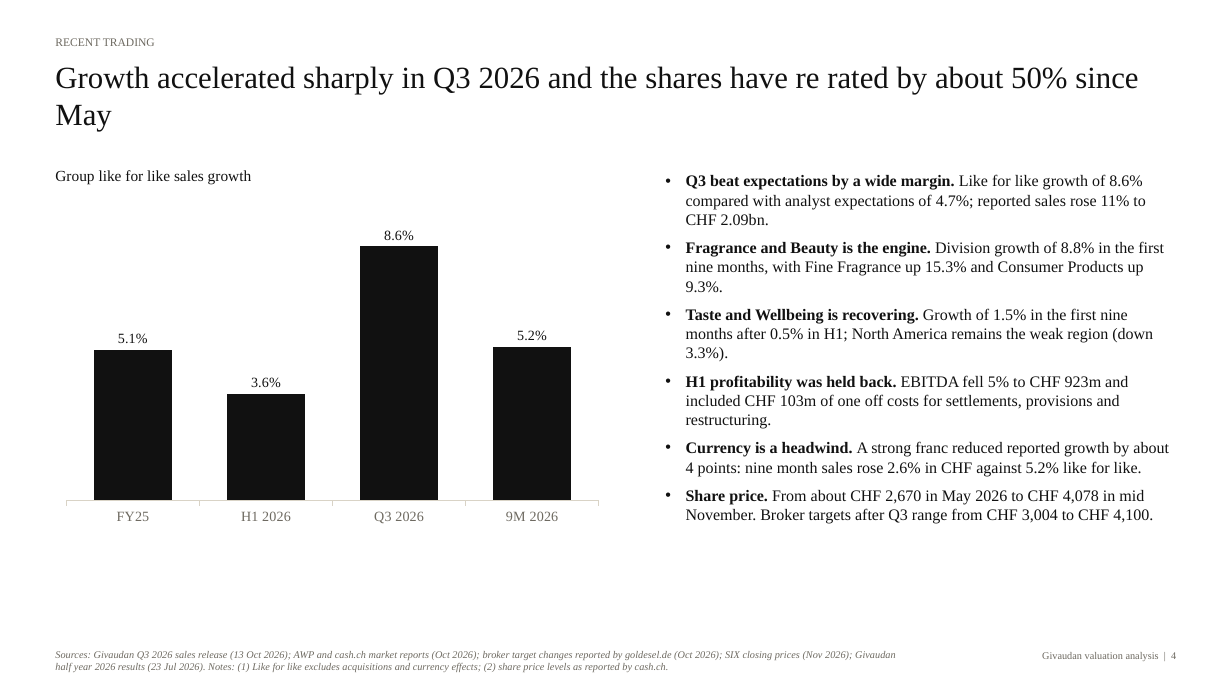
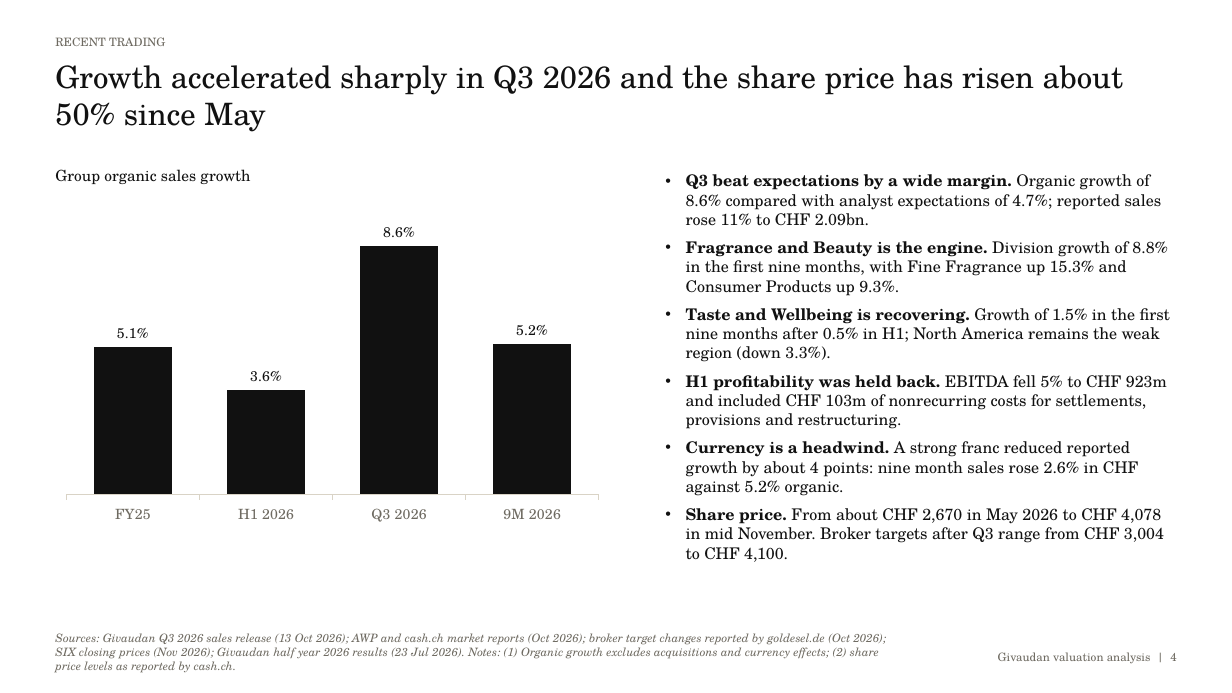
Before and after one commit to pascalielric/financelab, a slide deck: slide 4 of downloads/Givaudan_Valuation_Deck.pptx. Drawn at 1232x693 pixels with LibreOffice and Linux fonts; fonts in the diff are those of the drawing. Boxes give left, top, right and bottom in pixels: in the first picture for what was removed or moved away, otherwise in the second. Text is boxed around its words. In the diff, an @@ line names an element or a change of style, - is before the commit and + after.

```diff
--- a/downloads/Givaudan_Valuation_Deck.pptx
+++ b/downloads/Givaudan_Valuation_Deck.pptx
@@ text "RECENT TRADING" at bbox=[55, 37, 165, 46]: font Times New Roman to TeX Gyre Schola @@
@@ text at bbox=[55, 65, 1123, 132]: text changed; font Times New Roman to TeX Gyre Schola @@
-Growth accelerated sharply in Q3 2026 and the shares have re rated by about 50% since May
+Growth accelerated sharply in Q3 2026 and the share price has risen about 50% since May
@@ text at bbox=[55, 169, 250, 184]: text changed; font Times New Roman to TeX Gyre Schola @@
-Group like for like sales growth
+Group organic sales growth
@@ text at bbox=[686, 174, 1162, 226]: text changed; font Times New Roman to TeX Gyre Schola @@
-• Q3 beat expectations by a wide margin. Like for like growth of 8.6% compared with analyst expectations of 4.7%; reported sales rose 11% to CHF 2.09bn.
+• Q3 beat expectations by a wide margin. Organic growth of 8.6% compared with analyst expectations of 4.7%; reported sales rose 11% to CHF 2.09bn.
@@ column chart at bbox=[55, 199, 610, 531] @@
@@ lettering changed @@
@@ text at bbox=[686, 241, 1170, 562]: font Times New Roman to TeX Gyre Schola in "Fragrance and Beauty is the engine. Division ...", "Taste and Wellbeing is recovering. Growth of ...", "Share price. From about CHF 2,670 in ..." @@
@@ text at bbox=[686, 375, 1167, 496]: text changed; font Times New Roman to TeX Gyre Schola @@
-• H1 profitability was held back. EBITDA fell 5% to CHF 923m and included CHF 103m of one off costs for settlements, provisions and restructuring.
-• Currency is a headwind. A strong franc reduced reported growth by about 4 points: nine month sales rose 2.6% in CHF against 5.2% like for like.
+• H1 profitability was held back. EBITDA fell 5% to CHF 923m and included CHF 103m of nonrecurring costs for settlements, provisions and restructuring.
+• Currency is a headwind. A strong franc reduced reported growth by about 4 points: nine month sales rose 2.6% in CHF against 5.2% organic.
@@ text at bbox=[55, 633, 887, 673]: text changed; size 8 to 9 pt; font Times New Roman to TeX Gyre Schola @@
-Sources: Givaudan Q3 2026 sales release (13 Oct 2026); AWP and cash.ch market reports (Oct 2026); broker target changes reported by goldesel.de (Oct 2026); SIX closing prices (Nov 2026); Givaudan half year 2026 results (23 Jul 2026). Notes: (1) Like for like excludes acquisitions and currency effects; (2) share price levels as reported by cash.ch.
+Sources: Givaudan Q3 2026 sales release (13 Oct 2026); AWP and cash.ch market reports (Oct 2026); broker target changes reported by goldesel.de (Oct 2026); SIX closing prices (Nov 2026); Givaudan half year 2026 results (23 Jul 2026). Notes: (1) Organic growth excludes acquisitions and currency effects; (2) share price levels as reported by cash.ch.
@@ text "Givaudan valuation analysis | 4" at bbox=[998, 652, 1176, 664]: size 8 to 9 pt, font Times New Roman to TeX Gyre Schola @@
```
Also in this commit, not shown: 13 other slides changed, 11 other files.
